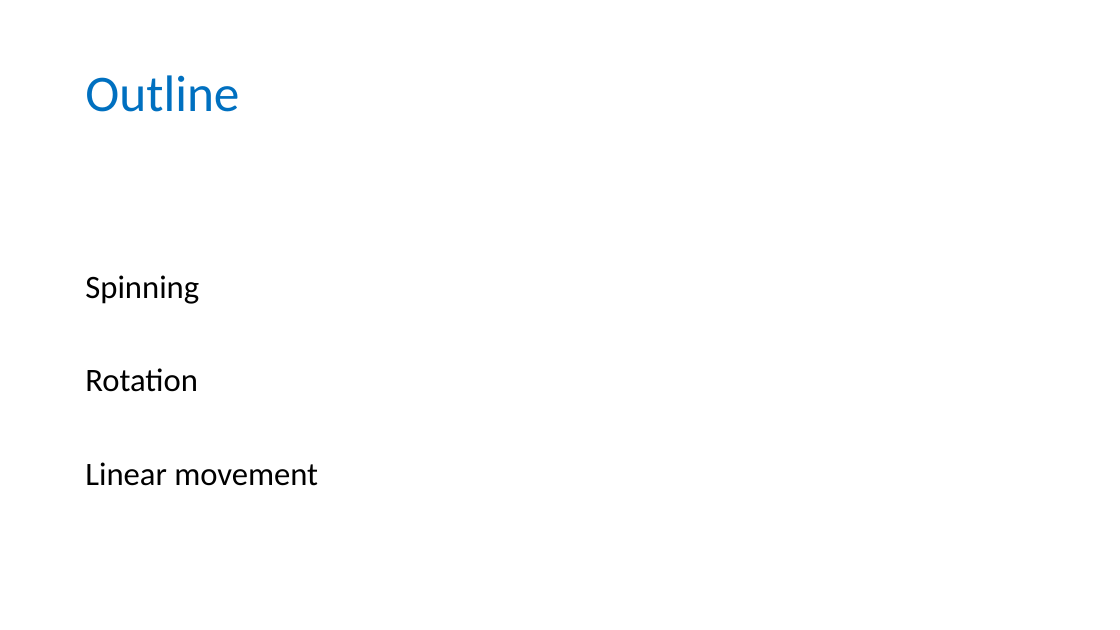
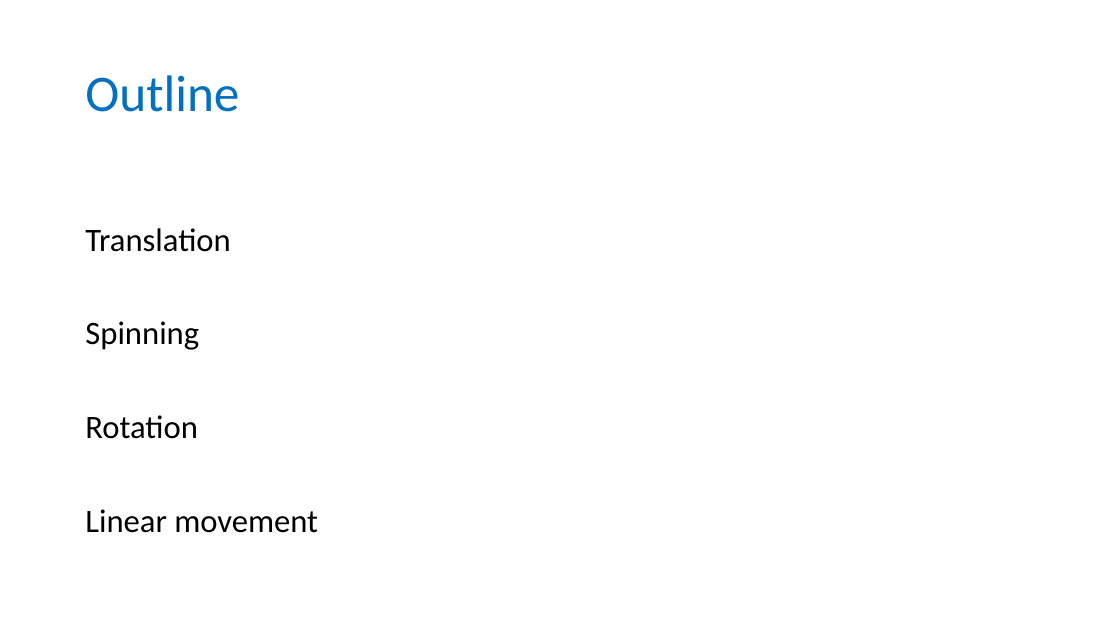
Before and after one commit to wonder-phil/UEMCON-2025, a slide deck: slide 2 of p04/A-frame-moving-geometric-objects.pptx. Drawn at 1120x630 pixels with LibreOffice and Linux fonts; fonts in the diff are those of the drawing. Boxes give left, top, right and bottom in pixels: in the first picture for what was removed or moved away, otherwise in the second. Text is boxed around its words. In the diff, an @@ line names an element or a change of style, - is before the commit and + after.

```diff
--- a/p04/A-frame-moving-geometric-objects.pptx
+++ b/p04/A-frame-moving-geometric-objects.pptx
@@ text at box(85, 228, 230, 252): paragraph added @@
+Translation
```
Also in this commit, not shown: 8 other files.
